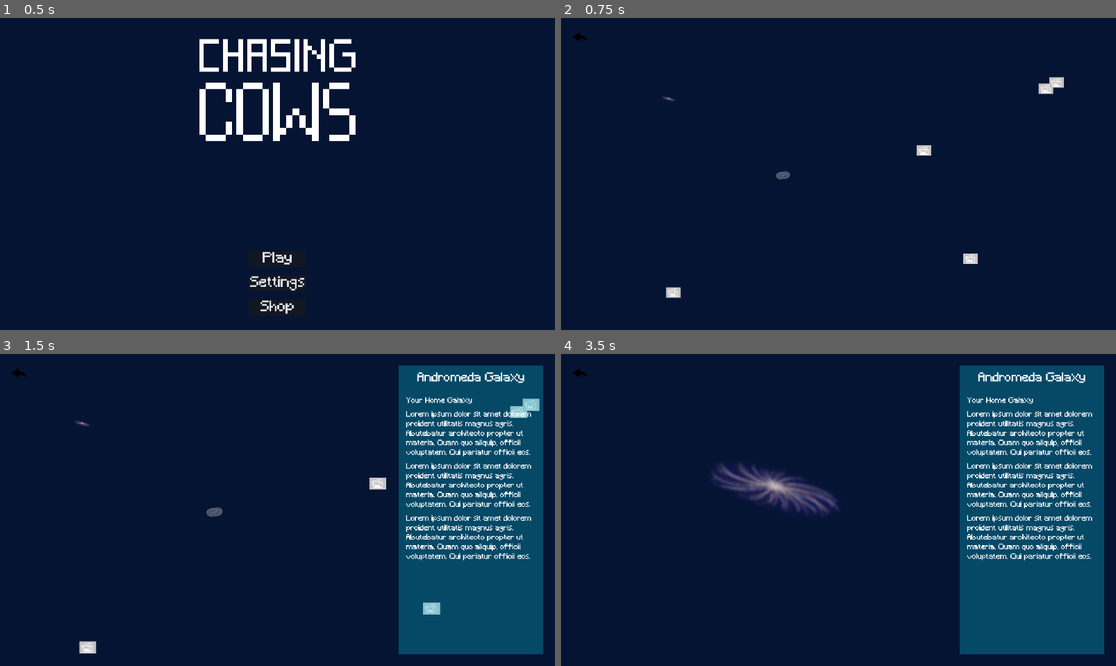
Above: before the commit, frames 1-4 (two rows, left to right).
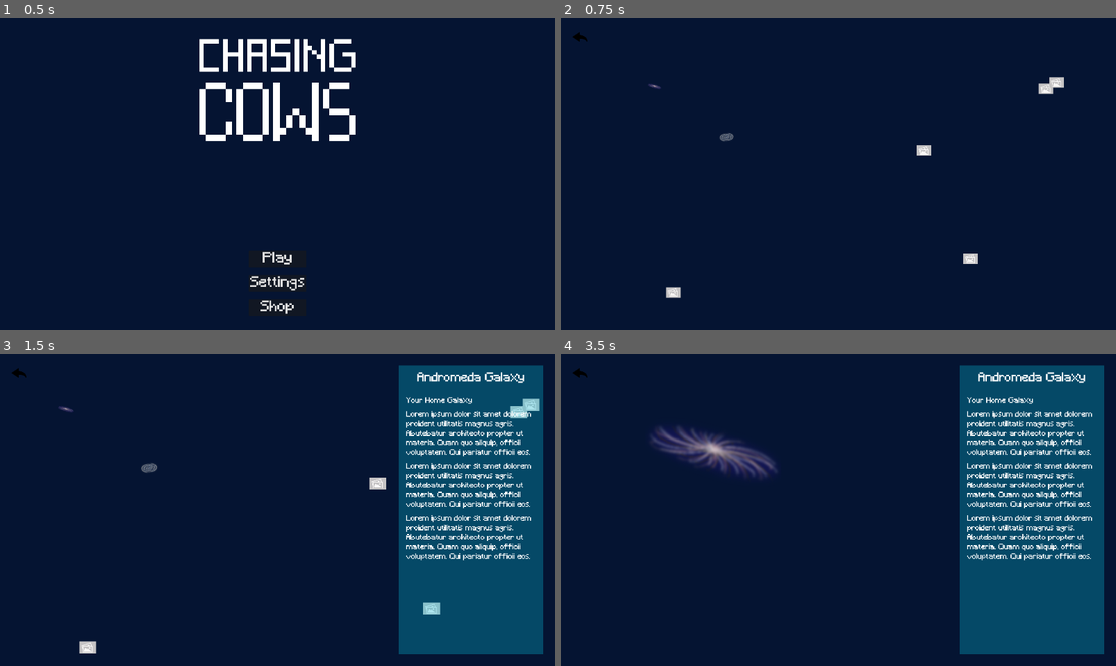
Above: after the commit, the same moments.

Repository: k4444th/ChasingCows
Game: Godot game, scene res://Scenes/main_menu.tscn
The game is run twice, just before and just after one commit, with the same random seed, the same clock (stepped at 60 frames per second) and the same inputs.
Inputs (mouse positions are in pixels of both pictures, inside the frame that each line leads up to; where the layout moved, square brackets give the same spot in the first picture):
- Up to frame 1 (0.5 s): no input
- Up to frame 2 (0.75 s): click "Play" at 0.5 s
- Up to frame 3 (1.5 s): click (94, 422) [105, 435] at 1.25 s
- Up to frame 4 (3.5 s): move the mouse to (960, 494) at 2.02 s; hold D (Right) 2.03-2.78 s; move the mouse to (727, 525) at 2.77 s; hold S (Down) from 2.78 s (still down)

Frame 1 is identical in both runs. In frame 2, 0.1% of the frame differs, in the area x 15-42%, y 21-52%; in frame 3, 0.2%; in frame 4, 3.3%, in the area x 16-50%, y 23-52%.

Commit message:
Add GalaxyButton Offsets

Diff:
--- a/Scenes/galaxy_menu.gd
+++ b/Scenes/galaxy_menu.gd
@@ -8,13 +8,13 @@
 @onready var galaxyInformationText := $GalaxyInformation/Container/ColorRect/MarginContainer/VBoxContainer/MarginContainer/GalaxyInfo
 
 @onready var galaxyPositions = {
-	"Andromeda": $Galaxies/AndromedaButton.position,
-	"MilkyWay": $Galaxies/MilkyWayButton.position,
-	"Hangay": $Galaxies/HangayButton.position,
-	"Fornax": $Galaxies/FornaxButton.position,
-	"Triangulum": $Galaxies/TriangulumButton.position,
-	"AbsanthaGom": $"Galaxies/Absantha-GomButton".position,
-	"AbsanthaShad": $"Galaxies/Absantha-ShadButtton".position
+	"Andromeda": $Galaxies/AndromedaButton.position + $Galaxies/AndromedaButton.size,
+	"MilkyWay": $Galaxies/MilkyWayButton.position + $Galaxies/MilkyWayButton.size,
+	"Hangay": $Galaxies/HangayButton.position + $Galaxies/HangayButton.size,
+	"Fornax": $Galaxies/FornaxButton.position + $Galaxies/FornaxButton.size,
+	"Triangulum": $Galaxies/TriangulumButton.position + $Galaxies/TriangulumButton.size,
+	"AbsanthaGom": $"Galaxies/Absantha-GomButton".position + $"Galaxies/Absantha-GomButton".size,
+	"AbsanthaShad": $"Galaxies/Absantha-ShadButtton".position + $"Galaxies/Absantha-ShadButtton".size
 }
 
 func setInformtion(GalaxyName: String):
--- a/Scenes/galaxy_menu.tscn
+++ b/Scenes/galaxy_menu.tscn
@@ -103,18 +103,18 @@
 [node name="Galaxies" type="Node" parent="."]
 
 [node name="AndromedaButton" type="TextureButton" parent="Galaxies"]
-offset_left = -6120.0
-offset_top = -2738.0
-offset_right = -5927.0
-offset_bottom = -2632.0
+offset_left = -6608.0
+offset_top = -3172.0
+offset_right = -6415.0
+offset_bottom = -3066.0
 scale = Vector2(2.5, 2.5)
 texture_normal = ExtResource("1_igu4c")
 
 [node name="MilkyWayButton" type="TextureButton" parent="Galaxies"]
-offset_left = -2220.0
-offset_top = -125.0
-offset_right = -1979.0
-offset_bottom = 11.0
+offset_left = -4173.0
+offset_top = -1445.0
+offset_right = -3932.0
+offset_bottom = -1309.0
 scale = Vector2(2.5, 2.5)
 texture_normal = ExtResource("5_akqyu")
 
@@ -154,6 +154,7 @@
 texture_normal = ExtResource("6_2r04r")
 
 [node name="Camera" parent="." instance=ExtResource("4_6xwkb")]
+zoom = Vector2(0.1, 0.1)
 position_smoothing_enabled = true
 speed = 25
 
